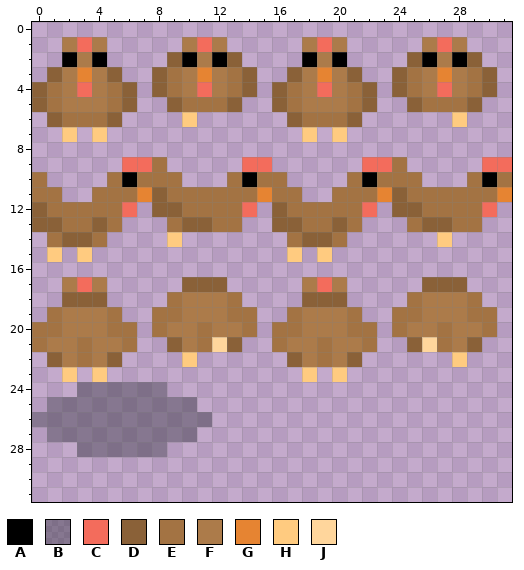
Pixel-art sprite, stored at ASSETS/IMAGES/chicken.png. Above, as it was before the edit.
The file is 32x32 pixels.
Palette (. is transparent): A #000000  B #2a2b3566  C #f36c5c  D #8a6138  E #a37343  F #ac7b4a  G #e68432  H #ffcb80  J #ffd69c
Pixels before, first column x 0:
 1 ..FCF.....FCF.....FCF.....FCF...
 2 ..AFA....DAFAD....AFA....DAFAD..
 3 .DFGFD..DEFGFED..DFGFD..DEFGFED.
 4 DEFCFED.DEFCFED.DEFCFED.DEFCFED.
 5 DEFFFED..DEEED..DEFFFED..DEEED..
 6 .DEEED....H......DEEED......H...
 7 ..H.H.............H.H...........
 8 ................................
 9 ......CCE.....CC......CCE.....CC
10 E....EAEEE...EAEE....EAEEE...EAE
11 EE..EEEGDEEEEEEGEE..EEEGDEEEEEEG
12 DEEEEEC.DDEEEEC.DEEEEEC.DDEEEEC.
13 DDEEDE...EDDEE..DDEEDE...EDDEE..
14 .EDDE....H.......EDDE......H....
15 .H.H.............H.H............
16 ................................
17 ..FCF.....DDD.....FCF.....DDD...
18 ..DDD....EFFFE....DDD....EFFFE..
19 .EFFFE..EEFFFEE..EFFFE..EEFFFEE.
20 EEFFFEE.EFFEFFE.EEFFFEE.EFFEFFE.
21 EFFEFFE..DFEJD..EFFEFFE..DJEFD..
22 .DFEFD....H......DFEFD......H...
23 ..H.H.............H.H...........
24 ...BBBBBB.......................
25 .BBBBBBBBBB.....................
26 BBBBBBBBBBBB....................
27 .BBBBBBBBBB.....................
28 ...BBBBBB.......................
And afterwards:
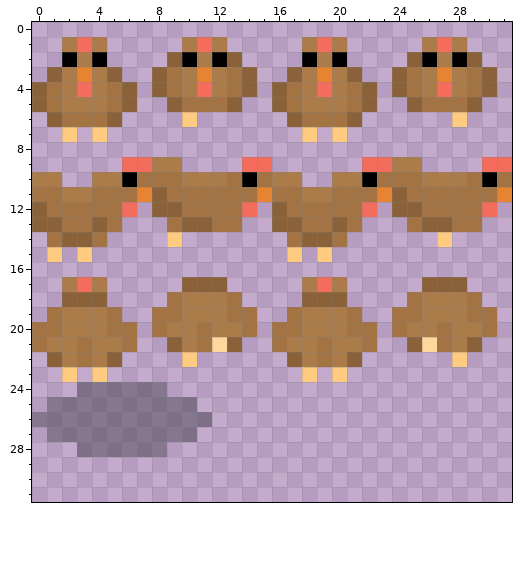
Commit message: Slightly changed chicken sprite to make it look better
What changed:
y 9: x 8..9 E. -> FF; x 24..25 E. -> FF
y 10: x 0..1 E. -> FF; x 4..5 .E -> FF; x 10..12 ... -> FFF; x 16..17 E. -> FF; x 20..21 .E -> FF; x 26..28 ... -> FFF
y 11: x 2..3 .. -> FF; x 18..19 .. -> FF
Boxes around the changes in both pictures, in picture pixels (x1, y1, x2, y2):
changed: (32, 157, 467, 202)
